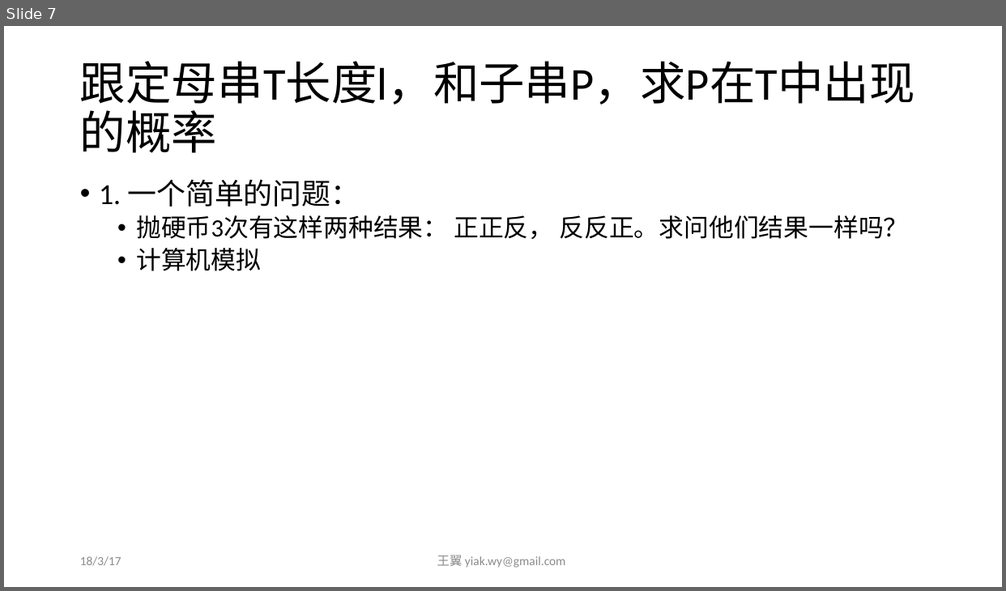
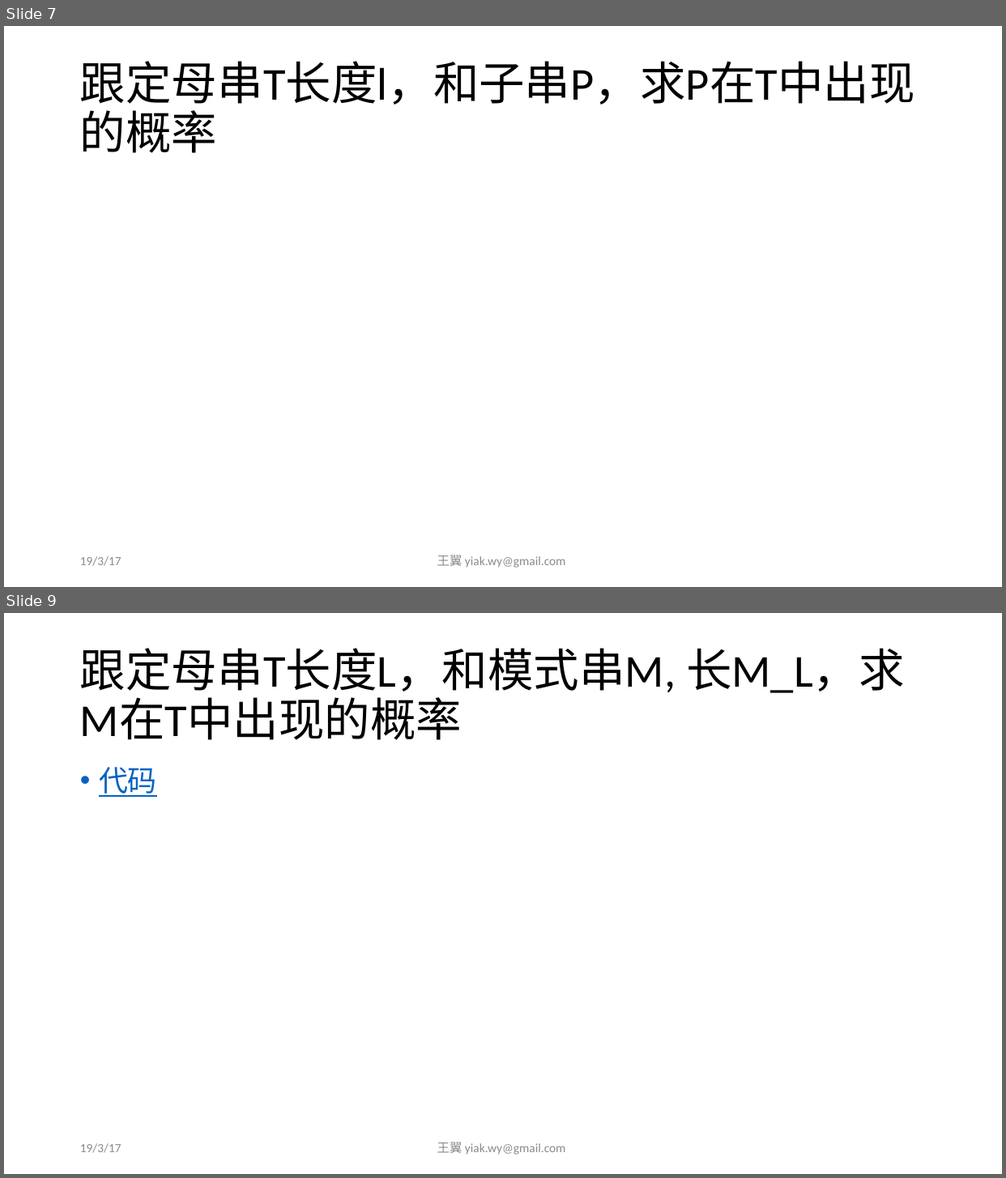
Before and after one commit to yiakwy/yiakwy.github.io, a slide deck: Computing Random Variables/Computing Random Variables.pptx. Shown one above the other, each under a label of ours: slide 7 before the commit, slides 7 and 9 after it; the slides between them are not shown. The pictures are 1006x591 and 1006x1178 pixels, drawn with LibreOffice and Linux fonts; fonts in the diff are those of the drawing; grey boxes stand for pictures. Boxes give left, top, right and bottom in pixels: in the first picture for what was removed or moved away, otherwise in the second. Text is boxed around its words. In the diff, an @@ line names an element or a change of style, - is before the commit and + after.

```diff
--- a/Computing Random Variables/Computing Random Variables.pptx
+++ b/Computing Random Variables/Computing Random Variables.pptx
@@ slide 9 added at (x1=4, y1=613, x2=1002, y2=1174), background #FFFFFF @@
@@ title added at (x1=80, y1=648, x2=905, y2=740), 44 pt, text #000000 @@
+跟定母串T长度L，和模式串M, 长M_L，求M在T中出现的概率
@@ text added at (x1=99, y1=767, x2=157, y2=797), 28 pt, text #0563C1, underline @@
+• 代码
@@ text added at (x1=80, y1=1144, x2=121, y2=1153), 12 pt, text #8C8C8C @@
+19/3/17
@@ text added at (x1=437, y1=1142, x2=566, y2=1155), 12 pt, text #8C8C8C @@
+王翼 yiak.wy@gmail.com
@@ slide 7 changed as well @@
@@ text removed at (x1=99, y1=179, x2=908, y2=271) @@
-• 1. 一个简单的问题：
-  • 抛硬币3次有这样两种结果： 正正反， 反反正。求问他们结果一样吗？
-  • 计算机模拟
@@ text at (x1=80, y1=557, x2=121, y2=566): text changed @@
-18/3/17
+19/3/17
```
Also in this commit, not shown: 11 other slides changed, 8 other slides added, 21 other files.
